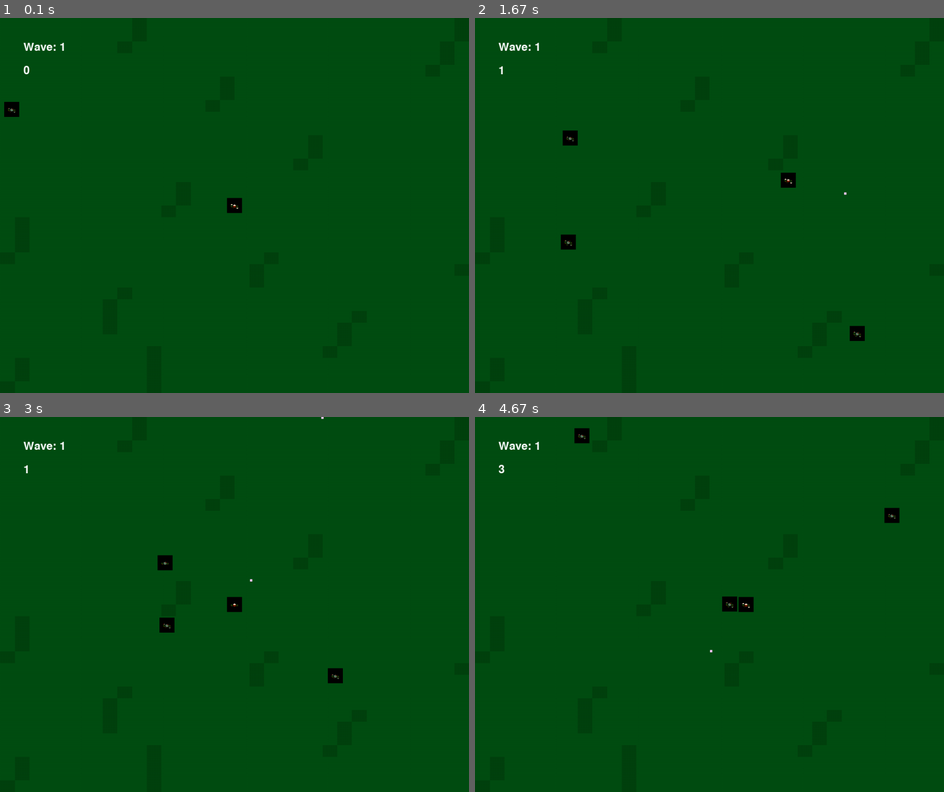
Above: before the commit, frames 1-4 (two rows, left to right).
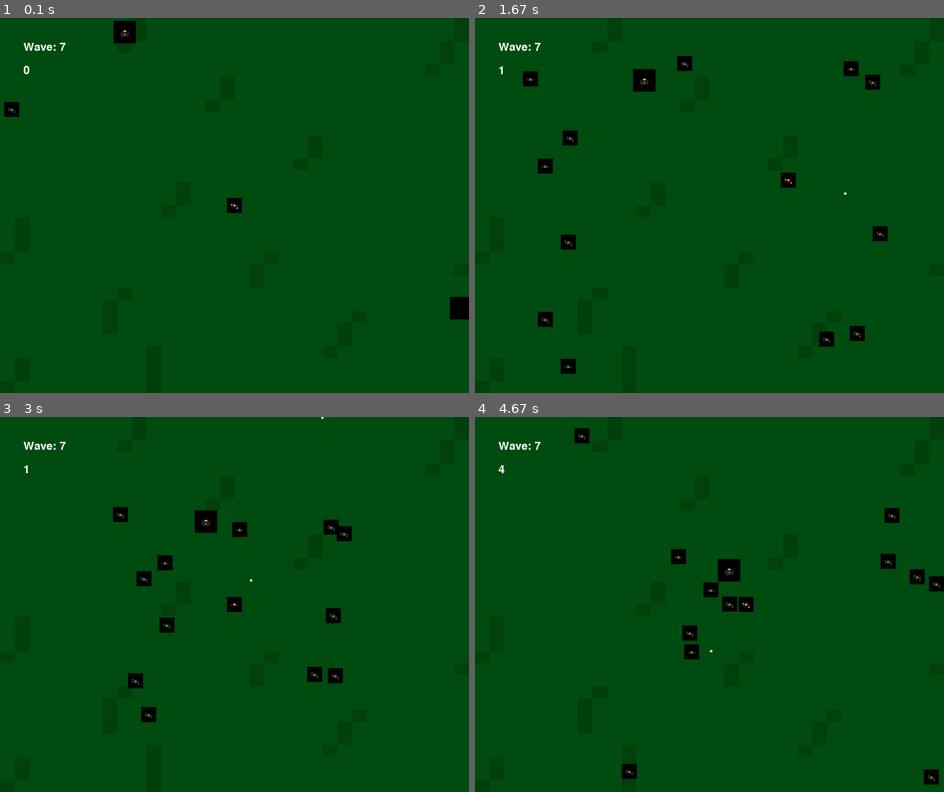
Above: after the commit, the same moments.

Repository: NotMrW/pygamesixtynine
Game: pygame game, started from main.py
Same seed, same stepped clock (60 frames per second), same inputs: the game is played once before the commit and once after it.
Inputs (mouse positions are in pixels of both pictures, inside the frame that each line leads up to):
- Up to frame 1 (0.1 s): no input
- Up to frame 2 (1.67 s): hold Right 0.33-0.8 s; hold Up 0.83-1.13 s; tap Space at 0.9, 1.23, 1.53 s; hold Right 1.17-1.63 s; move the mouse to (859, 194) at 1.2 s
- Up to frame 3 (3 s): hold Left 1.67-2.2 s; move the mouse to (121, 608) at 1.7 s; tap Space at 1.73, 2.03, 2.3, 2.63, 2.93 s; hold Down 2.23-2.53 s; move the mouse to (89, 548) at 2.27 s; hold Left 2.57-2.97 s; move the mouse to (304, 473) at 2.6 s
- Up to frame 4 (4.67 s): hold Up 3-3.37 s; move the mouse to (765, 638) at 3.03 s; tap Space at 3.07, 3.47, 3.77, 4.13, 4.53 s; hold Right 3.4-4.03 s; move the mouse to (718, 477) at 3.43 s; hold Down 4.07-4.43 s; move the mouse to (540, 593) at 4.1 s; hold Left from 4.47 s (still down); move the mouse to (714, 645) at 4.5 s

The runs differ from the first frame. In frame 1, 0.6% of the frame differs, in the area x 12-100%, y 0-81%; in frame 2, 1.5%, in the area x 10-88%, y 6-95%; in frame 3, 1.5%; in frame 4, 1.5%.

Commit message:
made speedy enemies spawn

Diff:
--- a/enemy.py
+++ b/enemy.py
@@ -116,7 +116,10 @@
     def check_collide(self, player):
         if player:
             if self.rect.colliderect(player.rect):
-                player.HP -= 1 #maybe we should add a damage variable?
+                if player.shield > 0:
+                    player.shield -=1
+                else:
+                    player.HP -= 1 #maybe we should add a damage variable?
                 self.hp -= 3
 
     def knockback (self, bullet):
@@ -161,8 +164,7 @@
         self.settings = self.game.settings
 
         self.hp = 1
-        self.speed = self.settings.self.speedy_boi_SPEED
-
+        self.speed = self.settings.speedy_boi_SPEED
 
         self.spritesheet = SpriteSheet(r"sprites\machete.png")
         self.sprites = self.spritesheet.get_images(0,0,48,48,8)
@@ -184,14 +186,16 @@
             self.x = self.settings.screen_WIDTH
             self.y = random.randint(0, self.settings.screen_HEIGHT)
 
-
         self.frame = 0
         self.count += 1
 
     def check_collide(self, player):
         if player:
             if self.rect.colliderect(player.rect):
-                player.HP -= 1 #maybe we should add a damage variable?
+                if player.shield > 0:
+                    player.shield -= 2
+                else:
+                    player.HP -= 2 #maybe we should add a damage variable?
                 self.hp -= 1
 
     def knockback (self, bullet):
--- a/main.py
+++ b/main.py
@@ -7,7 +7,7 @@
 #import classes from other files
 from settings import Settings
 from player import Player
-from enemy import Enemy, BigEnemy
+from enemy import Enemy, BigEnemy, SpeedyBoi
 from bullet import Bullet
 from item import Medkit, Shield
 
@@ -39,20 +39,26 @@
         self.medkits = pygame.sprite.Group()
         self.shields = pygame.sprite.Group()
 
-        self.bullets = pygame.sprite.Group() #stuff the bulltes in one, plural group
+        self.bullets = pygame.sprite.Group() #stuff the bullets in one, plural group
+
         self.enemies = pygame.sprite.Group() #Get the little shits into a plural group
         self.big_enemies = pygame.sprite.Group()
+        self.speedy_bois = pygame.sprite.Group()
 
         self.bigenemies_spawned = 0
 
         self.enemies_spawned = 0
         self.enemies_killed = 0
 
-        self.wave_number = 1
+        self.speedy_bois_spawned = 0
+        self.speedy_bois_killed = 0
+
+        self.wave_number = 7
         self.wave_surface = self.font.render(f"Wave: {self.wave_number}", True, (255, 255, 255))
         self.spawn_counter = 0
         self.level_threshold = 5 + 5*self.wave_number
         self.biglevel_threshold = math.floor(self.wave_number // 5)
+        self.speedylevel_threshold = 0+math.floor(self.wave_number//7)
 
         self.score = 0
         pygame.font.init()
@@ -113,6 +119,7 @@
 
             bullet_enemy_collisions = pygame.sprite.groupcollide(self.bullets, self.enemies, True, False) #Bullet/Little_shit collisions
             bullet_bigenemy_collisions = pygame.sprite.groupcollide(self.bullets, self.big_enemies, True, False)
+            bullet_speedy_collisions = pygame.sprite.groupcollide(self.bullets, self.speedy_bois, True, False)
 
             if bullet_enemy_collisions:
                 total_enemies_hit = list(bullet_enemy_collisions.values())[0]
@@ -131,6 +138,23 @@
                             shield.rect.topleft = (enemy.x, enemy.y)
                             self.shields.add(shield)
 
+            if bullet_speedy_collisions:
+                total_enemies_hit = list(bullet_speedy_collisions.values())[0]
+                for speedyboi in total_enemies_hit:
+                    speedyboi.hp -= 1
+                    speedyboi.knockback(bullet)
+                    if speedyboi.hp <= 0:
+                        speedyboi.kill()
+                        self.speedy_bois_killed +=1
+                        self.score+=1
+                        self.score_surface = self.font.render(str(self.score), True, (255, 255, 255))
+                        if random.random() <= 0.05:
+                            medkit.rect.topleft = (enemy.x, enemy.y)
+                            self.medkits.add(medkit)
+                        if random.random() <= 0.001:
+                            shield.rect.topleft = (enemy.x, enemy.y)
+                            self.shields.add(shield)
+
             if bullet_bigenemy_collisions: #if bullets collided with Big Bois...
                 total_enemies_hit = list(bullet_bigenemy_collisions.values())[0] #fill a list with big enemy collisions' values
                 for bigenemy in total_enemies_hit: #loop through those listed collisions
@@ -158,6 +182,7 @@
 
             enemy = Enemy(self)
             big_enemy = BigEnemy(self)
+            speedy_boi = SpeedyBoi(self)
 
             medkit = Medkit(self)
             shield = Shield(self)
@@ -184,6 +209,17 @@
                 self.enemies.add(enemy) #add the cannon fodder
                 self.enemies_spawned += 1 #add to the valuse of enemies spawned [DEBUGGING]
 
+            if random.random() < 0.2 and self.speedy_bois_spawned < self.speedylevel_threshold:
+                self.speedy_bois.add(speedy_boi)
+                self.speedy_bois_spawned +=1
+
+            for speedy_boi in self.speedy_bois:
+                speedy_boi.draw(self)
+                speedy_boi.update(self.player)
+                speedy_boi.check_collide(self.player)
+                if speedy_boi.hp<= 0:
+                    speedy_boi.kill()
+
 
             for enemy in self.enemies: #Gotta check the WHOLE DAMN LIST OF ENEMIES
                 #if random.random() < self.settings.ENEMY_FLASH_RATE:
@@ -193,17 +229,21 @@
                 if enemy.hp <= 0:
                     enemy.kill()
                     self.enemies_killed+=1
+
             if self.player.HP > 50:
                 self.player.HP = 50
             if self.player.HP <= 0:
                 self.screen.fill("black")
                 self.screen.blit(self.death_surface, (self.settings.screen_WIDTH//2.25,self.settings.screen_HEIGHT//2))
+
             pygame.display.flip() #updtae the ENTIRE display
 
             if self.enemies_killed >= self.level_threshold:
                 self.wave_number += 1
                 self.enemies_spawned = 0
                 self.enemies_killed = 0
+                self.speedy_bois_spawned = 0
+                self.bigenemies_spawned = 0
                 """for enemy in self.enemies:
                     enemy.kill()"""
                 for big_enemy in self.big_enemies:
@@ -216,7 +256,6 @@
                     self.biglevel_threshold = math.floor(self.wave_number // 5)
                 elif self.wave_number > 10:
                     self.biglevel_threshold = math.floor(self.wave_number // 3)
-                self.bigenemies_spawned = 0
             self.clock.tick(self.settings.FPS)
             self.frame_count += 1
 
